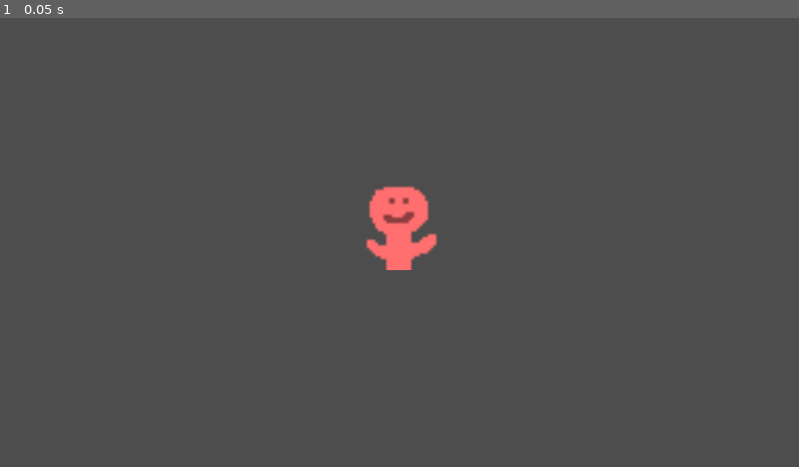
Above: before the commit, frame 1.
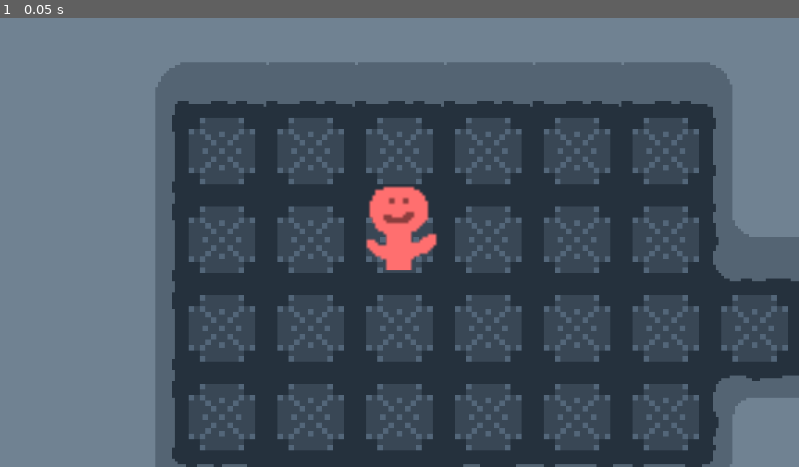
Above: after the commit, the same moment.

Repository: emkartch/ATLS_4140_Final
Game: Godot game, scene res://main.tscn
Same seed, same stepped clock (60 frames per second), same inputs: the game is played once before the commit and once after it.
Inputs:
- Up to frame 1 (0.05 s): no input

The runs differ from the first frame. In frame 1, 78% of the frame differs, in the area x 0-100%, y 0-100%.

Commit message:
guys idk anymore :/ (failed to get tilemap collision to work)

Diff:
--- a/the-road-to-rainbow/main.tscn
+++ b/the-road-to-rainbow/main.tscn
@@ -6,7 +6,6 @@
 [node name="Main" type="Node2D"]
 
 [node name="allTiles" parent="." instance=ExtResource("2_h2yge")]
-visible = false
 
 [node name="testSprite" parent="." instance=ExtResource("1_0xm2m")]
 z_index = 1
--- a/the-road-to-rainbow/tilemaps.tscn
+++ b/the-road-to-rainbow/tilemaps.tscn
@@ -261,7 +261,6 @@
 [node name="border" type="TileMapLayer" parent="."]
 tile_map_data = PackedByteArray("AAAAAAMAAQADAAAAAAAAAAIAAQADAAAAAAAAAAEAAQADAAAAAAAAAAAAAQADAAAAAAAAAAQAAQADAAAAAAAAAA …(8416 unchanged characters)…
 tile_set = SubResource("TileSet_b0avx")
-collision_visibility_mode = 1
 
 [node name="puzzles" type="TileMapLayer" parent="."]
 tile_map_data = PackedByteArray("AAATABEAAQAEAAMAAAAUAAIAAQAFAAMAAAARAAsAAQAFAAMAADAIAA0AAQAFAAMAAGAAAA0AAQAFAAMAAGAAAAkAAQAFAAMAAGAAABEAAQAFAAMAAGANAAIAAQAFAAMAAAA=")
